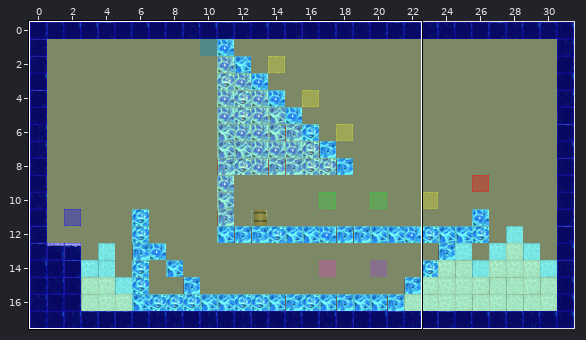
Level history. Tiled map: Spellington/src/res/map/mapPlains32.tmx. Above: a wide view before the commit, with the close-up outlined.
Close-up. First the earlier version:
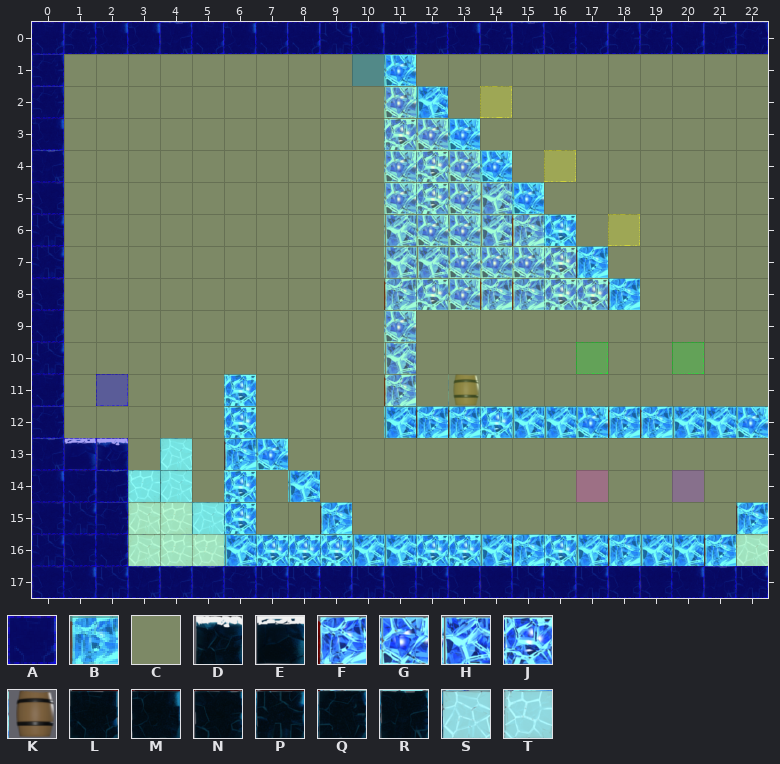
Cells are 50x50 px. Shown: x 0..22, y 0..17.
Key: from "collisionTile": A 3, B 6, C 11; from "frozenPlainsTile": D 0, E 5, F 34, G 35, H 36, J 37, K 38, L 40, M 41, N 42, P 43, Q 44, R 45, S 46, T 47.
_ is an empty cell.
Layers that did not change in this view are not listed.
Layer "terrain" before, first column x 0:
 0 LQMMRLMLLPMRRMQRNLQQLRQ
 1 Q__________G___________
 2 Q__________GH__________
 3 M__________JGG_________
 4 R__________GJGG________
 5 N__________GJGHG_______
 6 P__________HGGHFJ______
 7 P__________HHGGGJF_____
 8 N__________FJGFFJJF____
 9 L__________G___________
10 P__________H___________
11 L_____J____F_K_________
12 Q_____J____HFFJHHGFFHHG
13 RED_S_FG_______________
14 MLRTS_J_H______________
15 NPQSTSJ__F____________F
16 PNLSTTHJJJHHJJHFJHFHHFS
17 NMPRRRQPPLPNPNNPLPNNMRP
Layer "collision" before, first column x 0:
 0 AAAAAAAAAAAAAAAAAAAAAAA
 1 ACCCCCCCCCBBCCCCCCCCCCC
 2 ACCCCCCCCCCCBCCCCCCCCCC
 3 ACCCCCCCCCCCCBCCCCCCCCC
 4 ACCCCCCCCCCCCCBCCCCCCCC
 5 ACCCCCCCCCCCCCCBCCCCCCC
 6 ACCCCCCCCCCCCCCCBCCCCCC
 7 ACCCCCCCCCCCCCCCCBCCCCC
 8 ACCCCCCCCCCCCCCCCCBCCCC
 9 ACCCCCCCCCCCCCCCCCCCCCC
10 ACCCCCCCCCCCCCCCCCCCCCC
11 ACCCCCBCCCCCCCCCCCCCCCC
12 ACCCCCBCCCCBBBBBBBBBBBB
13 AAACBCBBCCCCCCCCCCCCCCC
14 AAABBCBCBCCCCCCCCCCCCCC
15 AAACCBBCCBCCCCCCCCCCCCB
16 AAACCCBBBBBBBBBBBBBBBBC
17 AAAAAAAAAAAAAAAAAAAAAAA
After the commit:
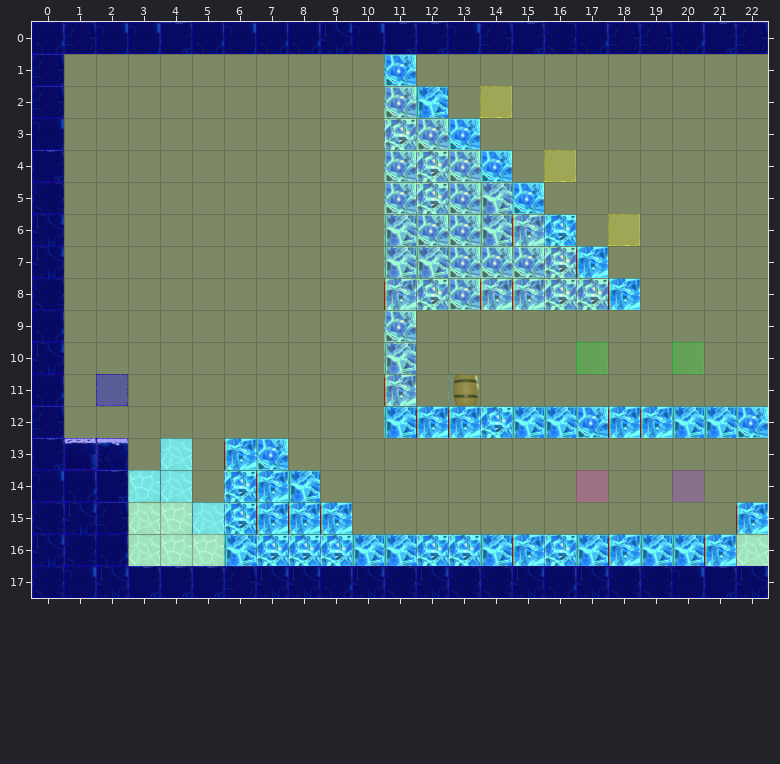
See-through tiles are keyed as they look on the map.
The edit:
Layer "terrain":
y 11..12: x 6 J -> _
y 14: x 7 _ -> F
y 15: x 7..8 __ -> FF
Layer "collision":
y 1: x 10 B -> C
y 11..12: x 6 B -> C
y 14: x 7 C -> B
y 15: x 7..8 CC -> BB
